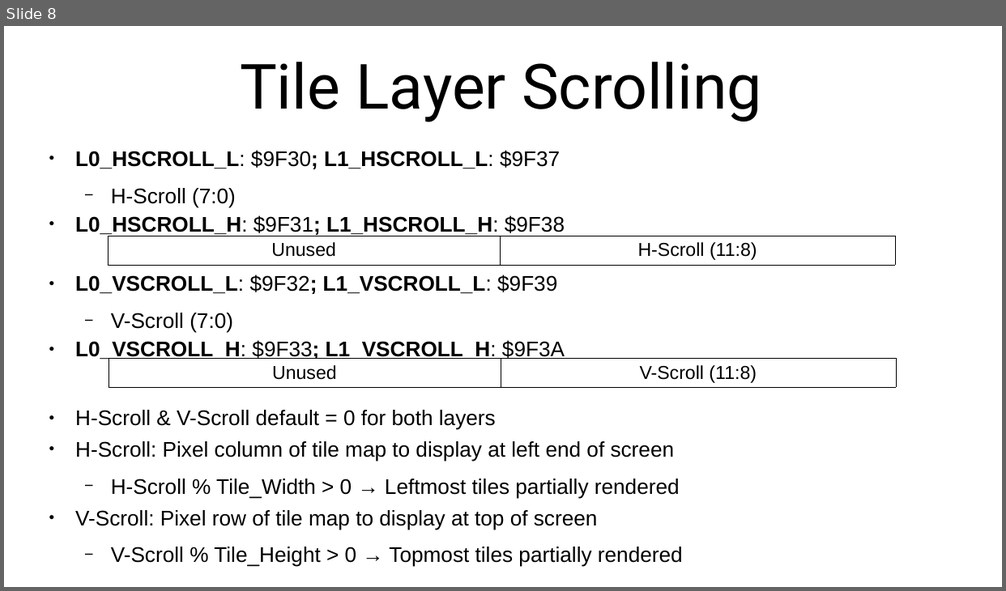
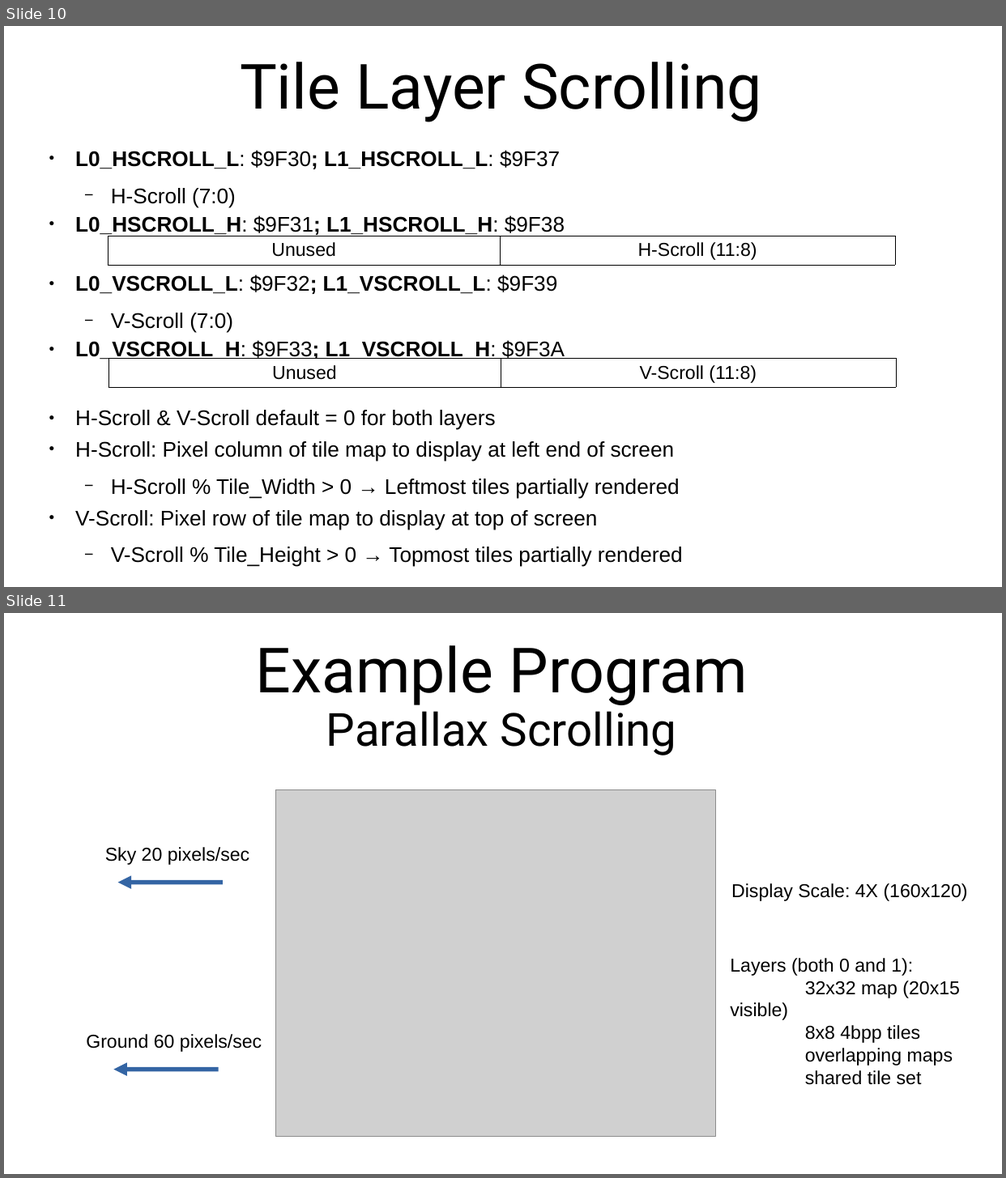
Before and after one commit to SlithyMatt/x16-assembly-tutorial, a slide deck: Lesson12/Lesson12.odp. Shown one above the other, each under a label of ours: slide 8 before the commit, slides 10 and 11 after it. The pictures are 1006x591 and 1006x1178 pixels, drawn with LibreOffice and Linux fonts; fonts in the diff are those of the drawing; grey boxes stand for pictures. Boxes give left, top, right and bottom in pixels: in the first picture for what was removed or moved away, otherwise in the second. Text is boxed around its words. In the diff, an @@ line names an element or a change of style, - is before the commit and + after.

Commit message:
sped up sky scrolling

```diff
--- a/Lesson12/Lesson12.odp
+++ b/Lesson12/Lesson12.odp
@@ slide 11 added at [4,613,1002,1174], background #FFFFFF @@
@@ title added at [255,645,748,756], 44 pt, text #000000 @@
+Example Program
+Parallax Scrolling
@@ picture added at [275,790,715,1137] @@
@@ text added at [105,847,249,865], 18 pt, text #000000 @@
+Sky 20 pixels/sec
@@ arrow added from (223, 883) to (117, 883), #3465A4 4.31 pt @@
@@ text added at [731,884,968,901], 18 pt, text #000000 @@
+Display Scale: 4X (160x120)
@@ text added at [730,958,960,1085], 18 pt, text #000000 @@
+Layers (both 0 and 1):
+32x32 map (20x15 visible)
+8x8 4bpp tiles
+overlapping maps
+shared tile set
@@ text added at [86,1034,262,1052], 18 pt, text #000000 @@
+Ground 60 pixels/sec
@@ arrow added from (218, 1070) to (113, 1070), #3465A4 4.31 pt @@
@@ what was slide 8 is now slide 10 @@
```
Also in this commit, not shown: 4 slides changed, 1 other slide added, 1 slide removed, 1 other file.
